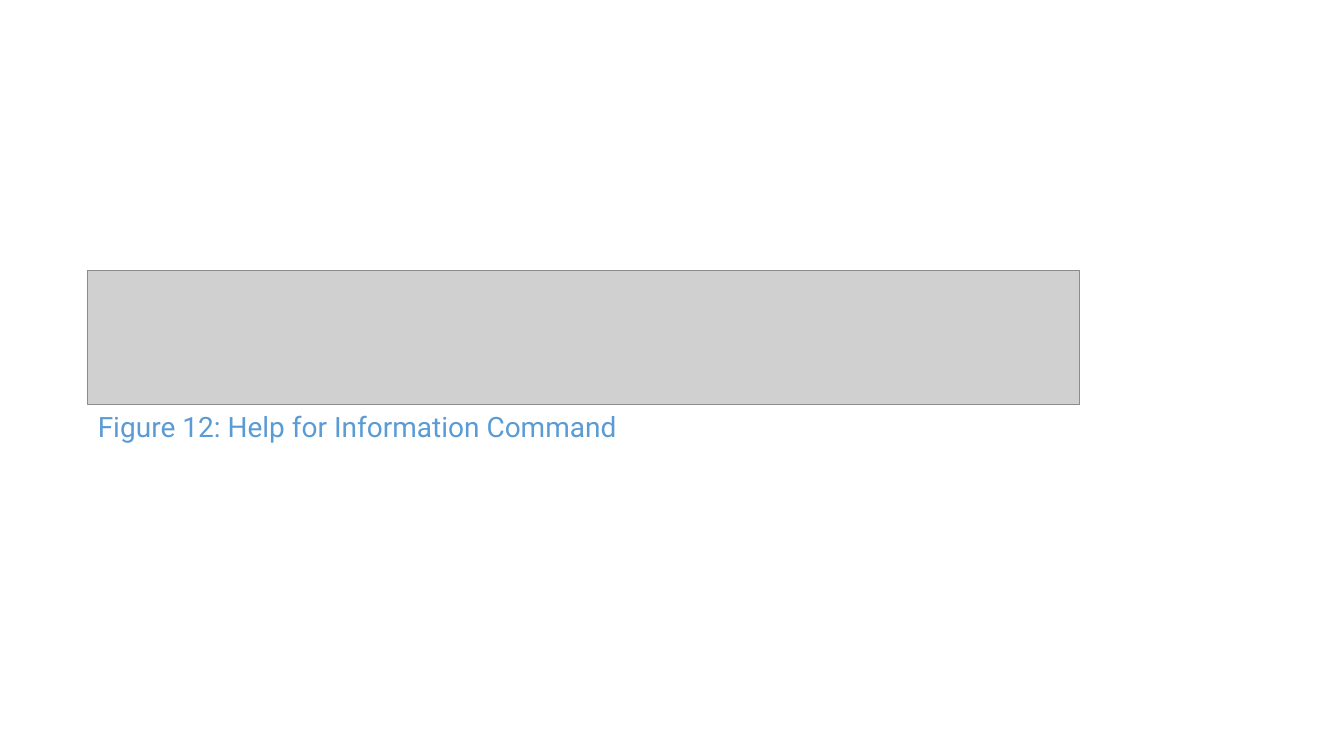
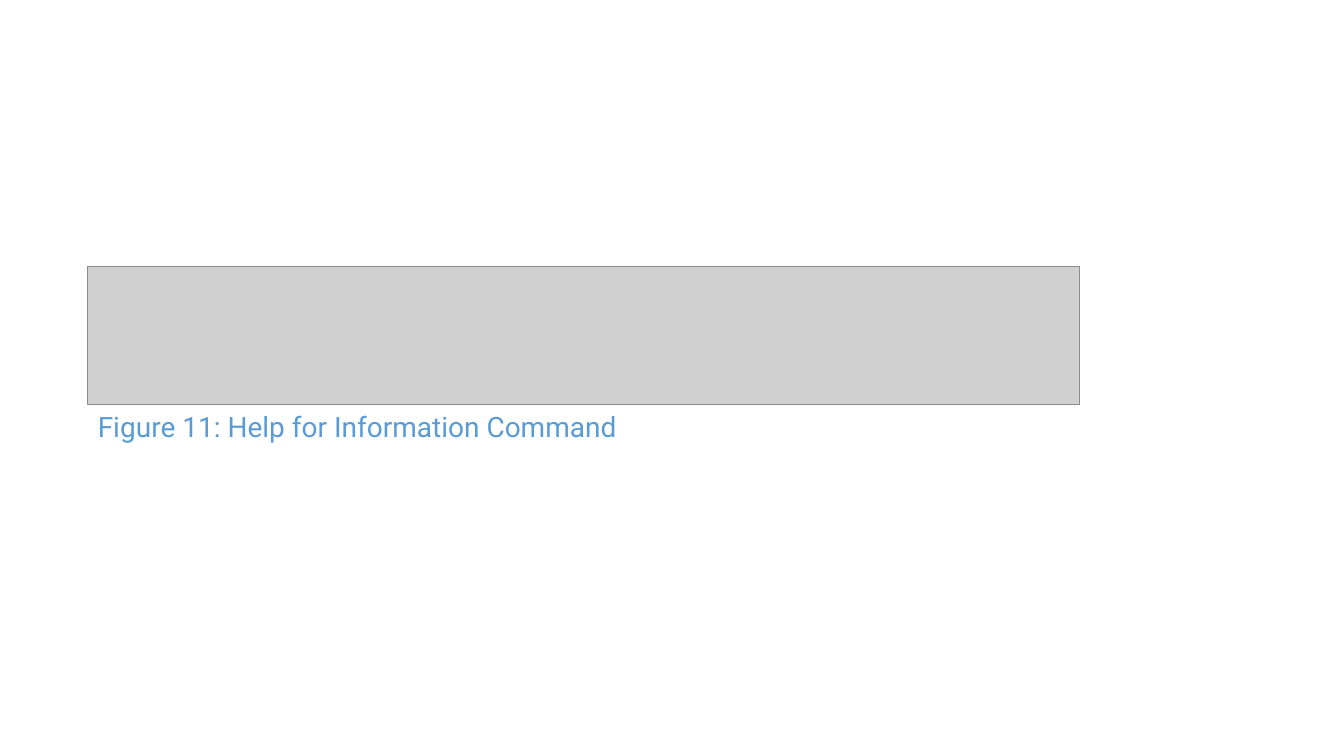
Before and after one commit to CS2103AUG2016-W11-C1/main, a slide deck: slide 11 of doc/UserGuide.pptx (slide 12 before the commit). Drawn at 1344x756 pixels with LibreOffice and Linux fonts; fonts in the diff are those of the drawing; grey boxes stand for pictures. Boxes give left, top, right and bottom in pixels: in the first picture for what was removed or moved away, otherwise in the second. Text is boxed around its words. In the diff, an @@ line names an element or a change of style, - is before the commit and + after.

```diff
--- a/doc/UserGuide.pptx
+++ b/doc/UserGuide.pptx
@@ picture: place and size @@
-picture at (88,271,1080,405)
+picture at (88,267,1080,405)
@@ text at (98,415,617,443): text changed @@
-Figure 12: Help for Information Command
+Figure 11: Help for Information Command
```
Also in this commit, not shown: 7 other slides changed, 1 slide removed, 15 other files.
